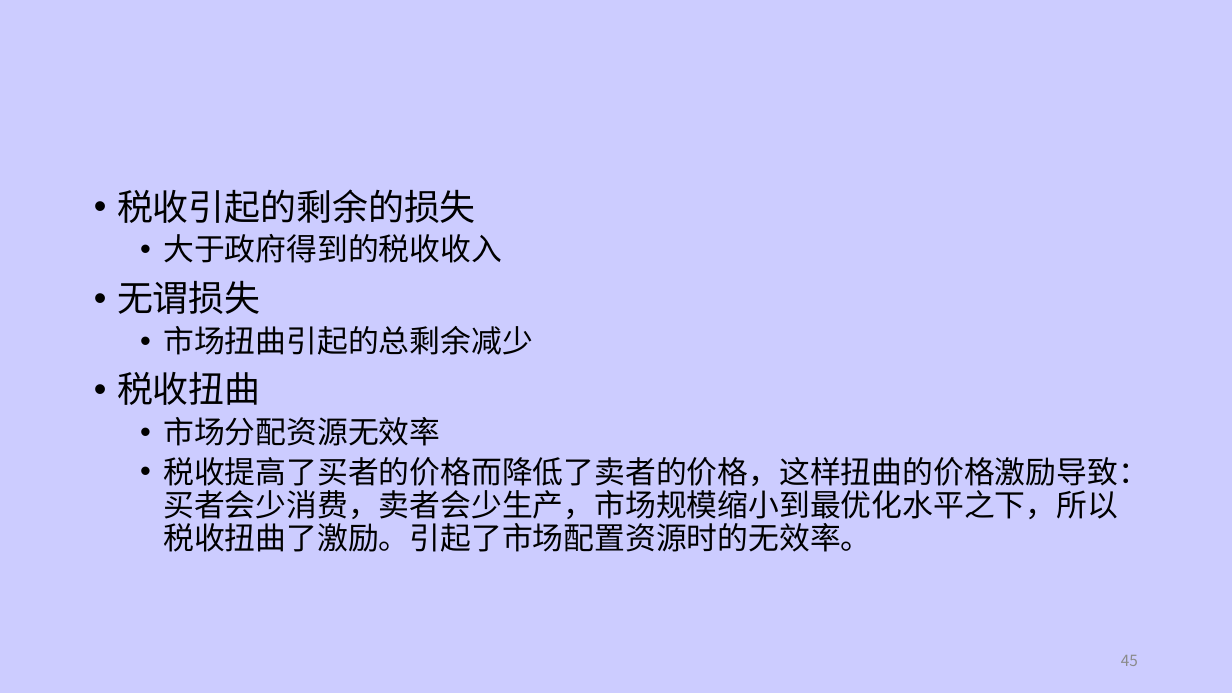
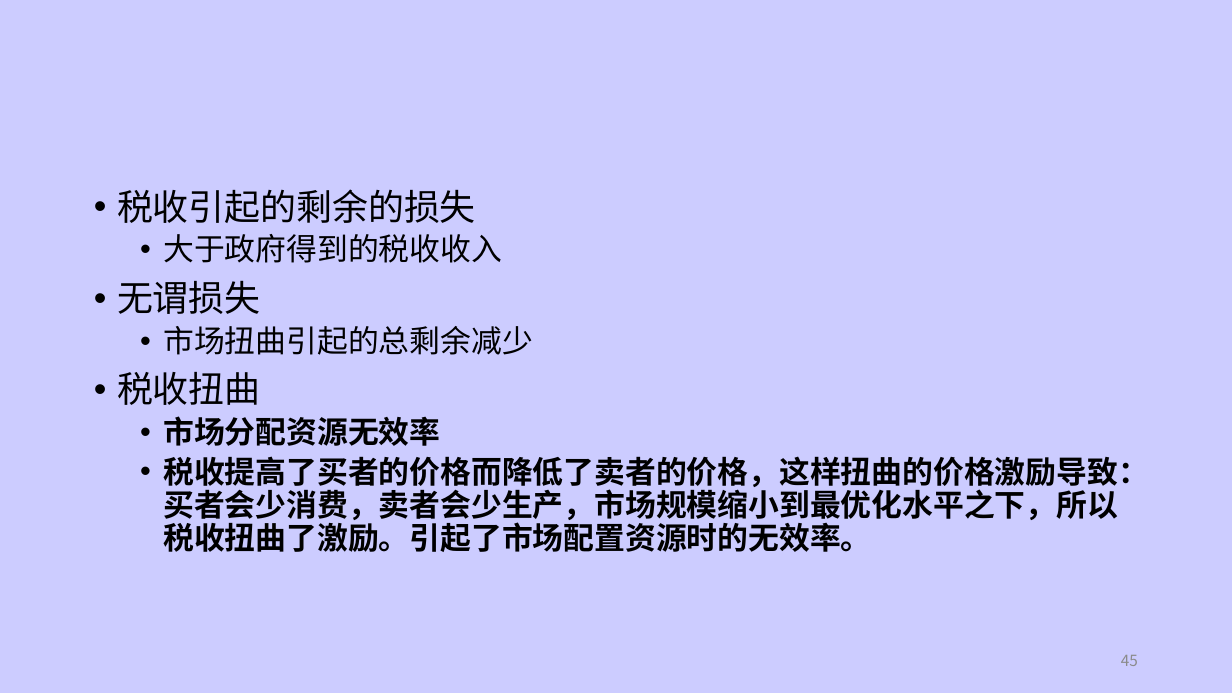
Before and after one commit to dhndzwxj/Teaching_assistant, a slide deck: slide 45 of 微观原理课件/第4章 市场和福利.pptx. Drawn at 1232x693 pixels with LibreOffice and Linux fonts; fonts in the diff are those of the drawing. Boxes give left, top, right and bottom in pixels: in the first picture for what was removed or moved away, otherwise in the second. Text is boxed around its words. In the diff, an @@ line names an element or a change of style, - is before the commit and + after.

```diff
--- a/微观原理课件/第4章 市场和福利.pptx
+++ b/微观原理课件/第4章 市场和福利.pptx
@@ text at box(163, 416, 1149, 552): bold on in "市场分配资源无效率", "税收提高了买者的价格而降低了卖者的价格，这样扭曲的价格激励导致：买者会少消费，卖者会少生产，市场规模缩小到最优化水平之下 ..." @@
```
Also in this commit, not shown: 1 other slide changed, 3 other files.
